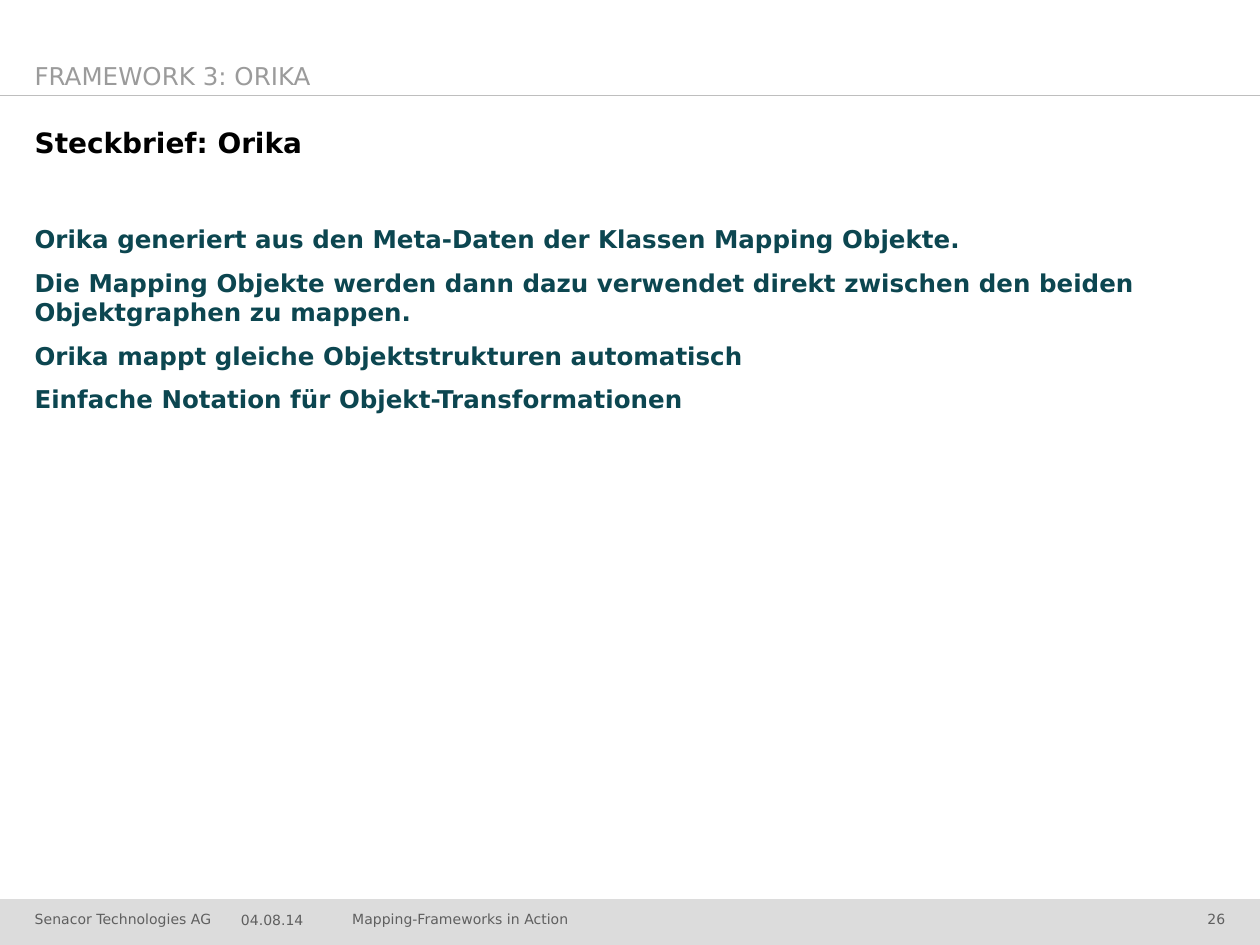
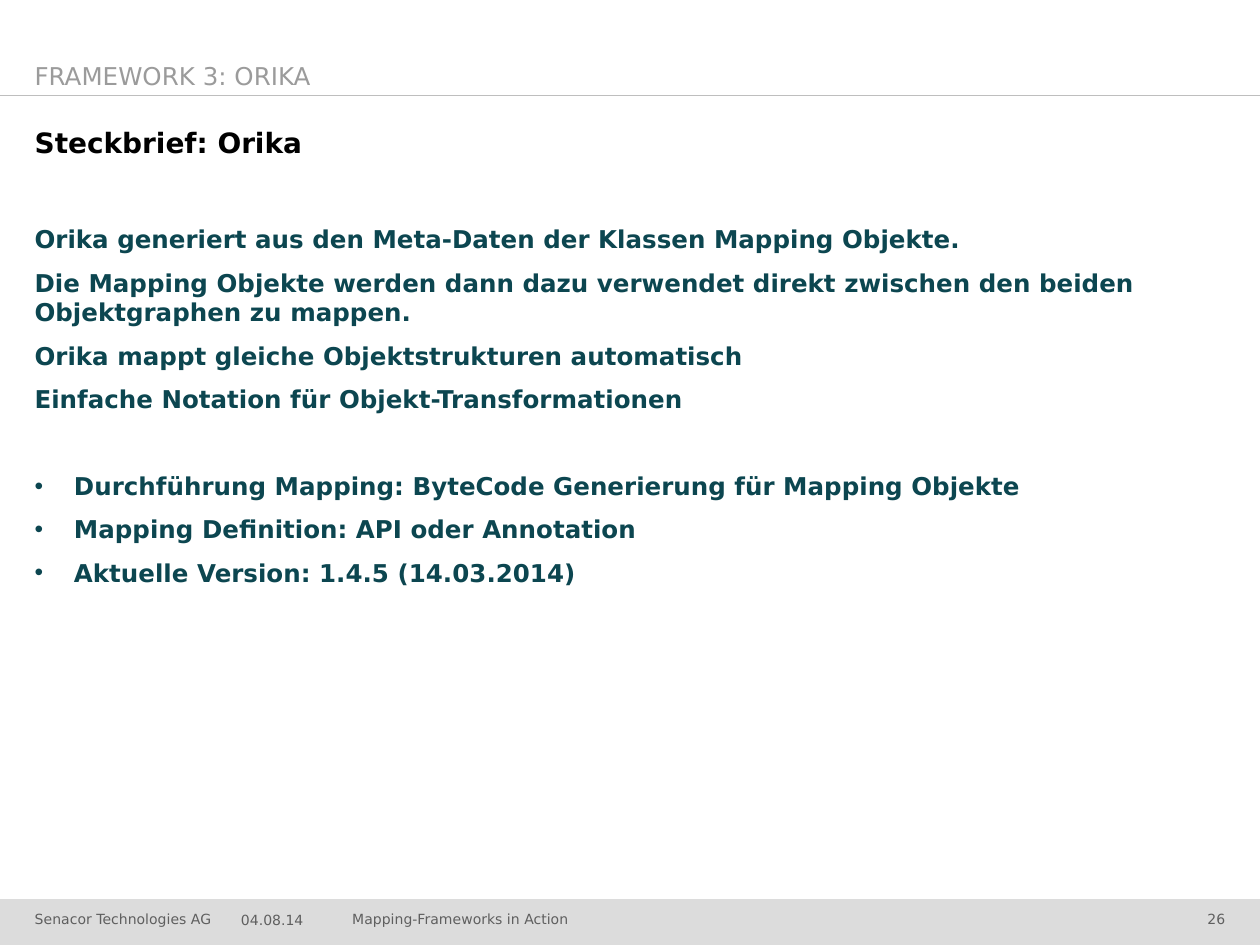
Before and after one commit to jschwalb/Mappings, a slide deck: slide 26 of presentation.pptx. Drawn at 1260x945 pixels with LibreOffice and Linux fonts; fonts in the diff are those of the drawing; background and template pictures are left out. Boxes give left, top, right and bottom in pixels: in the first picture for what was removed or moved away, otherwise in the second. Text is boxed around its words. In the diff, an @@ line names an element or a change of style, - is before the commit and + after.

Commit message:
orika ppt erweitert

```diff
--- a/presentation.pptx
+++ b/presentation.pptx
@@ text at <box>74,476,1019,586</box>: paragraphs added @@
+• Durchführung Mapping: ByteCode Generierung für Mapping Objekte
+• Mapping Definition: API oder Annotation
+• Aktuelle Version: 1.4.5 (14.03.2014)
```
Also in this commit, not shown: 2 other slides changed.
